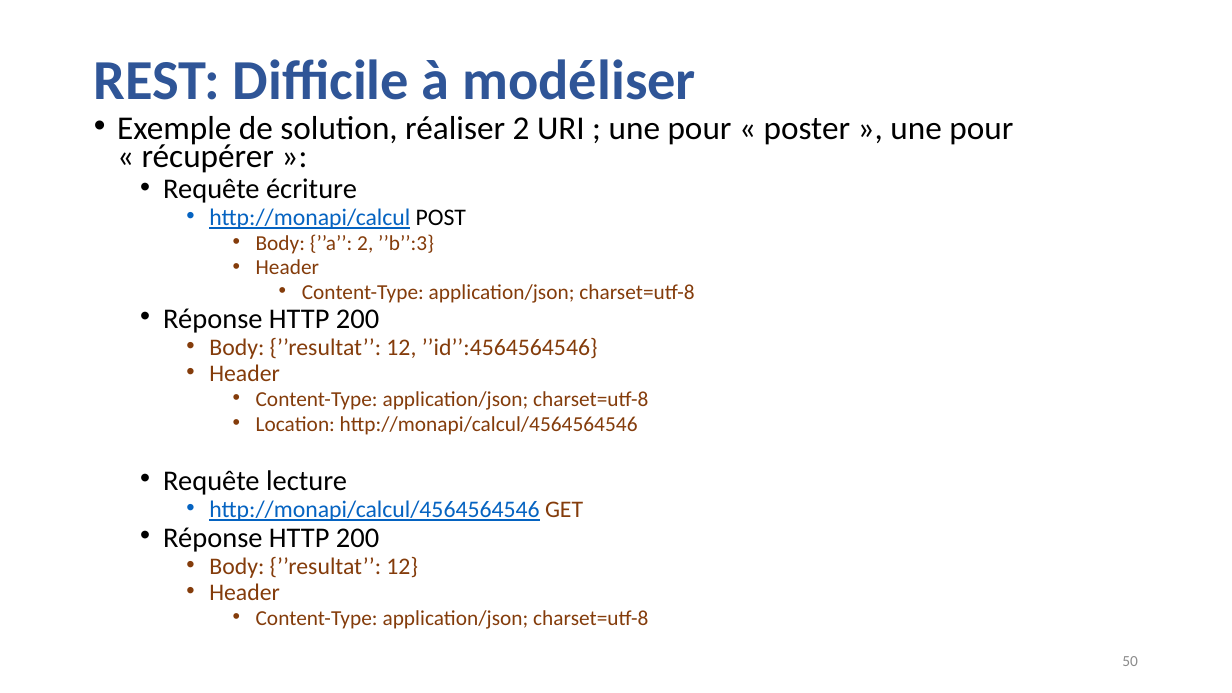
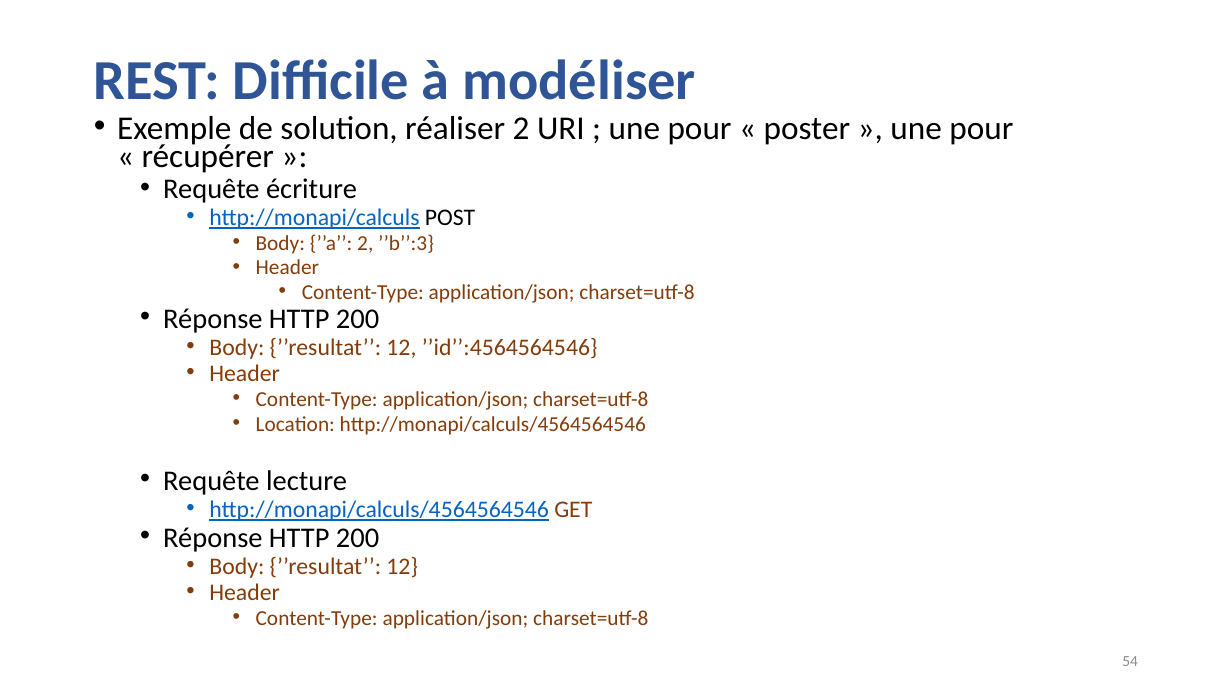
Before and after one commit to guillaumechervet/course.rest, a slide deck: slide 54 of documentations/3 - Web Services partie REST.pptx (slide 50 before the commit). Drawn at 1232x693 pixels with LibreOffice and Linux fonts; fonts in the diff are those of the drawing. Boxes give left, top, right and bottom in pixels: in the first picture for what was removed or moved away, otherwise in the second. Text is boxed around its words. In the diff, an @@ line names an element or a change of style, - is before the commit and + after.

```diff
--- a/documentations/3 - Web Services partie REST.pptx
+++ b/documentations/3 - Web Services partie REST.pptx
@@ text at (x1=209, y1=208, x2=475, y2=229): text changed @@
-    • http://monapi/calcul POST
+    • http://monapi/calculs POST
@@ text at (x1=256, y1=416, x2=646, y2=435): text changed @@
-      • Location: http://monapi/calcul/4564564546
+      • Location: http://monapi/calculs/4564564546
@@ text at (x1=209, y1=500, x2=592, y2=521): text changed @@
-    • http://monapi/calcul/4564564546 GET
+    • http://monapi/calculs/4564564546 GET
@@ page number at (x1=1122, y1=656, x2=1138, y2=666): text changed @@
-50
+54
```
Also in this commit, not shown: 10 other slides changed, 4 slides added, 7 other files.
